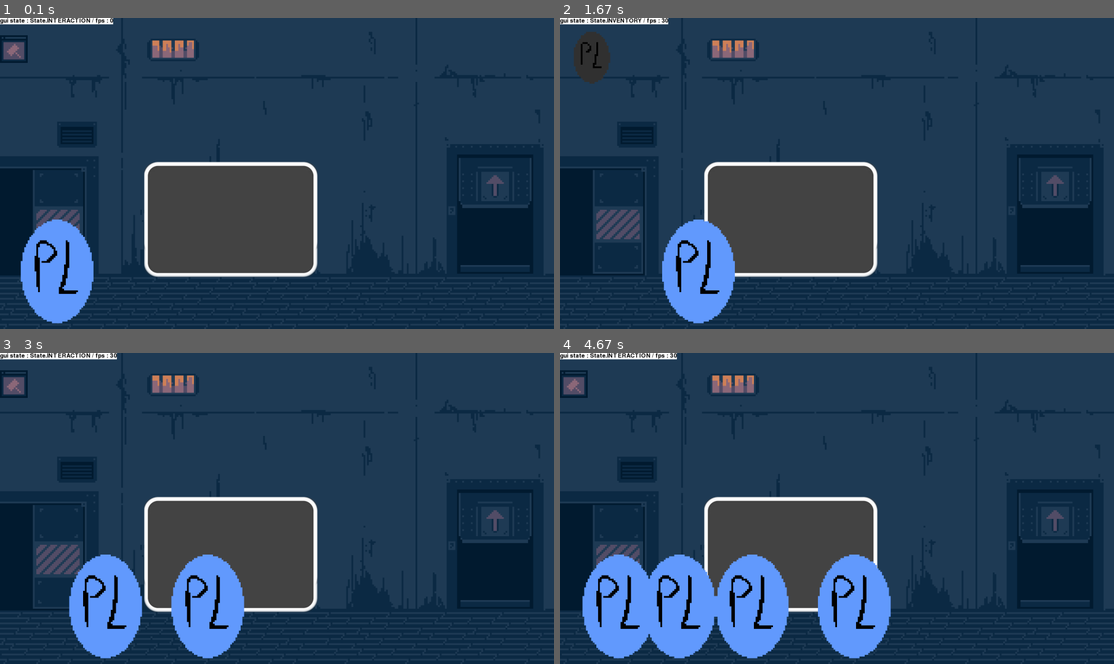
Above: before the commit, frames 1-4 (two rows, left to right).
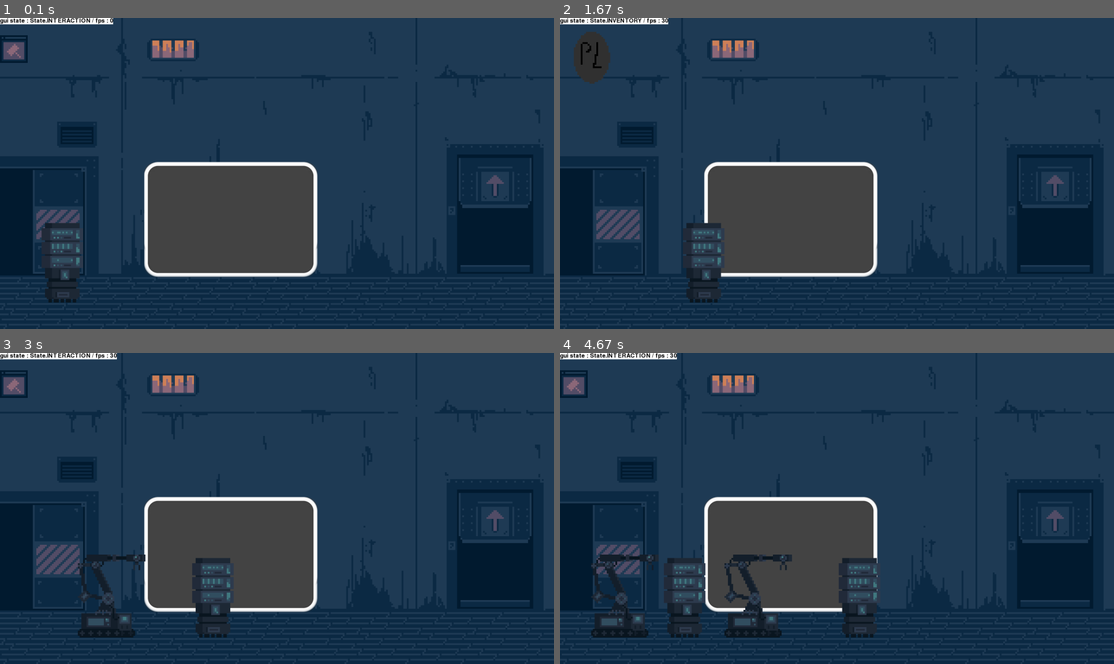
Above: after the commit, the same moments.

Repository: PouchyCorp/TrophNSI
Game: pygame game, started from sources/main.py
Two runs of this game, one before a commit and one after it. Both use one fixed random seed, a clock stepped at 60 frames per second and the inputs below.
Inputs (mouse positions are in pixels of both pictures, inside the frame that each line leads up to):
- Up to frame 1 (0.1 s): no input
- Up to frame 2 (1.67 s): tap Space at 0.33, 1.4 s; click (593, 58) at 0.72 s; click (598, 241) at 1.05 s; hold Right from 1.33 s (still down)
- Up to frame 3 (3 s): tap Space at 1.7, 1.9, 2.23, 2.53, 2.73 s; release Right at 1.8 s; hold Up 1.83-2.13 s; move the mouse to (332, 576) at 1.87 s; tap B at 1.98 s; hold Right 2.17-2.63 s; hold Left from 2.67 s (still down)
- Up to frame 4 (4.67 s): tap Space at 3.03, 3.3, 4.07, 4.47 s; release Left at 3.2 s; hold Down 3.23-3.53 s; tap B at 3.38, 4.55 s; hold Up 4-4.37 s; move the mouse to (848, 402) at 4.03 s; hold Right from 4.4 s (still down)

The runs differ from the first frame. In frame 1, 3.4% of the frame differs, in the area x 3-17%, y 64-99%; in frame 2, 3.4%; in frame 3, 7.0%; in frame 4, 14%, in the area x 4-60%, y 64-99%.

Commit message:
jolirobo

Diff:
--- a/sources/main.py
+++ b/sources/main.py
@@ -45,6 +45,7 @@
     BUILD = auto()
     DESTRUCTION = auto()
     INVENTORY = auto()
+    PAINTING = auto()
 
 
 
--- a/sources/objects/bot.py
+++ b/sources/objects/bot.py
@@ -1,6 +1,7 @@
 from enum import Enum, auto
 from coord import Coord
 from pygame import Surface
+from random import choice
 import sprite
 
 class Bot_states(Enum):
@@ -59,7 +60,7 @@
         self.state = Bot_states.WAIT_INLINE
         self.__move_cntr = 0
         self.move_dir = "RIGHT"
-        self.sprite = sprite.P3
+        self.sprite = choice([sprite.P4,sprite.P5])
         pass
 
     def logic(self, other_bots_inline, current_room):
--- a/sources/objects/canva.py
+++ b/sources/objects/canva.py
@@ -4,7 +4,7 @@
 
 class Painting:
     def __init__(self):
-        self.coord = Coord(666,(100,10))
+        self.coord = Coord(666,(600,60))
         self.pixels = [["#FFFFFF" for col in range(48)] for row in range(64)]
         self.name = None
 
@@ -12,8 +12,8 @@
         for y,line in enumerate(self.pixels):
             for x,row in enumerate(line):
                 if True:
-                    surf = pg.Surface((2,2))
+                    surf = pg.Surface((12,12))
                 else:
-                    surf = pg.Surface((1,1))
+                    surf = pg.Surface((6,6))
                 surf.fill(row)
                 win.blit(surf,(x*2+200,y*2+30))
--- a/sources/objects/chip.py
+++ b/sources/objects/chip.py
@@ -21,6 +21,5 @@
                     drawing = False
                 if drawing and self.patern[y][x] != "":
                     canva.pixels[y][x] = self.patern[y][x]
-                win.blit(room.bg_surf, (0,0))
-                canva.draw(win)
-                self.draw(win)
+        canva.draw(win)
+        self.draw(win)
--- a/sources/objects/sprite.py
+++ b/sources/objects/sprite.py
@@ -63,6 +63,10 @@
 
 P3 = load_image('data/p3.png')
 
+P4 = load_image('data/p4.png')
+
+P5 = load_image('data/p5.png')
+
 ICON_1 = load_image('data/icon_inv_test.png')
 
 CHIP = load_image('data/chip.png')
Binary file added: data/p4.png
Binary file added: data/p5.png
